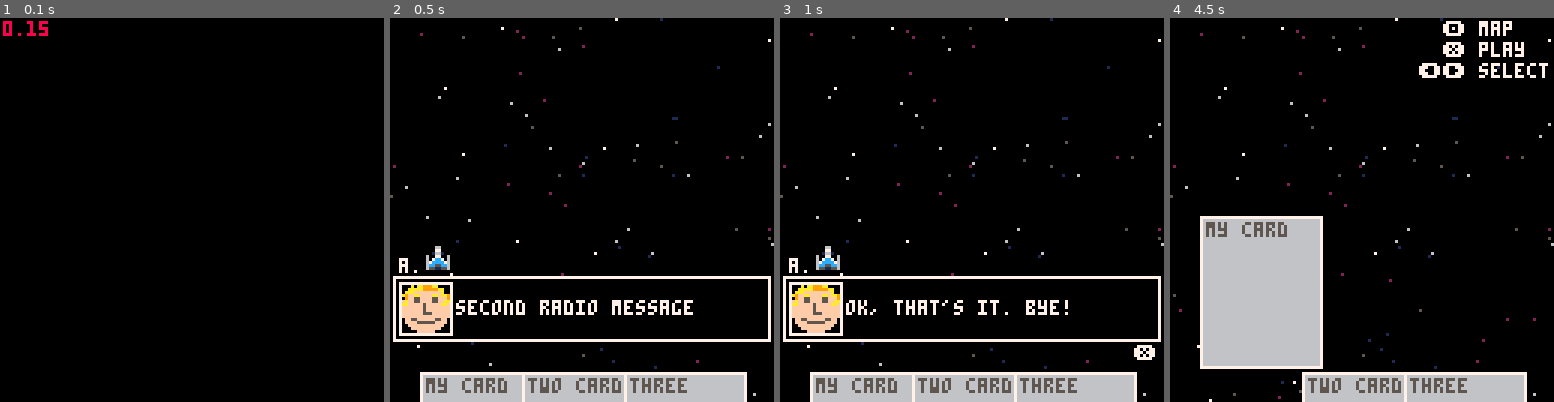
Above: before the commit, frames 1-4 (left to right).
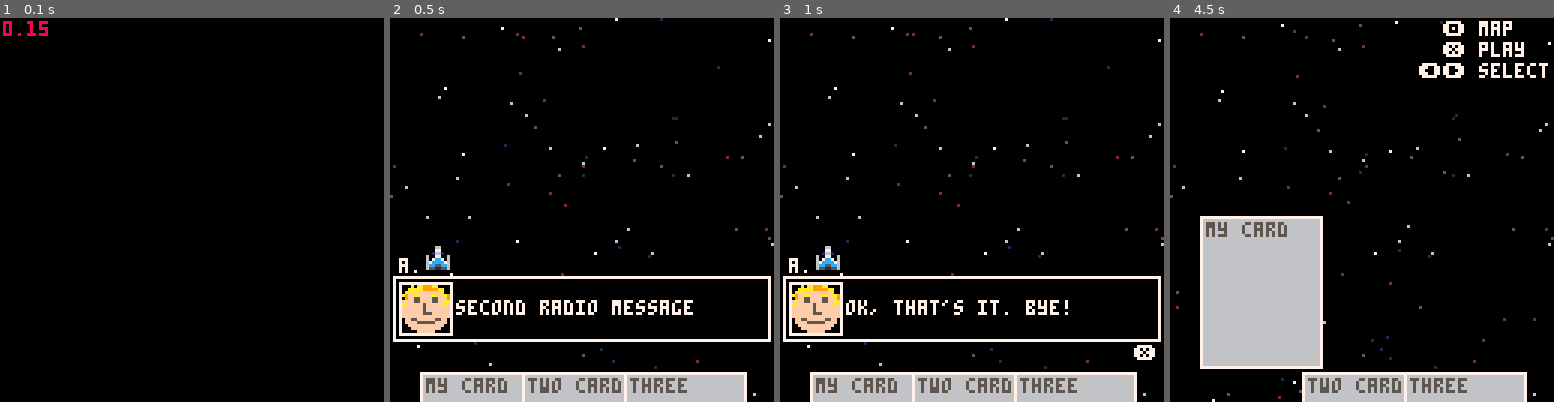
Above: after the commit, the same moments.

Repository: karjona/ondatra
Game: PICO-8 cartridge ondatra.p8
Same seed, same stepped clock (60 frames per second), same inputs: the game is played once before the commit and once after it.
Inputs:
- Up to frame 1 (0.1 s): no input
- Up to frame 2 (0.5 s): tap X (X key) at 0.33 s
- Up to frame 3 (1 s): tap O (Z key) at 0.7 s
- Up to frame 4 (4.5 s): tap X (X key) at 1.07, 1.85, 2.97, 4.08 s; hold Right 1.6-2.1 s; tap O (Z key) every 0.4 s from 1.7 to 4.1 s; hold Right 2.47-3.03 s; hold Left 3.08-3.58 s; hold Down 3.63-3.97 s; hold Right from 4.02 s (still down)

Frame 1 is identical in both runs. In frame 2, less than 0.1% of the frame differs, in the area x 20-100%, y 3-86%; in frame 3, 0.1%; in frame 4, 0.7%, in the area x 0-100%, y 0-100%.

Commit message:
Add star movement to background

Diff:
--- a/src/utilities/bg.lua
+++ b/src/utilities/bg.lua
@@ -24,6 +24,15 @@
       starfield()
     else
       for star in all(stars) do
+        -- 1 in 10 change of choosing this star to move
+        if rnd(100) < 1 then
+          -- 50% change of star moving 1px left, right up or down
+          if rnd(2) > 1 then
+            star[1] += rnd(2) - 1
+          else
+            star[2] += rnd(2) - 1
+          end
+        end
         pset(star[1], star[2], star[3])
       end
     end
